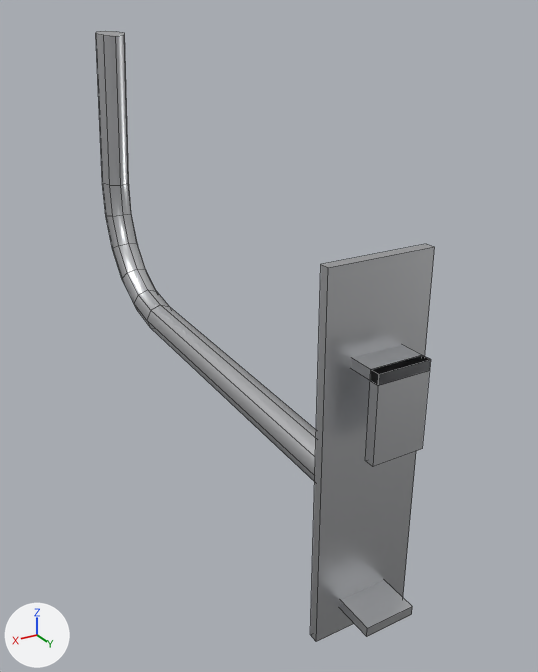
Renders of the FBX model models/werkzeugwand/einzelteile/haken_bogen.fbx from each side of a commit.
Rendered twice from a 50 mm camera at (0.0554, 0.0657, 0.0352) aimed at (-0.0055, -0.0358, -0.0155). Lighting does not change. The marker at lower left points along +X, +Y and +Z. The picture after the commit comes second. Mesh edges are drawn as thin lines. Vertices at exactly the same position are counted once.

The first picture shows 'Vorlage_Haken_bogen'.
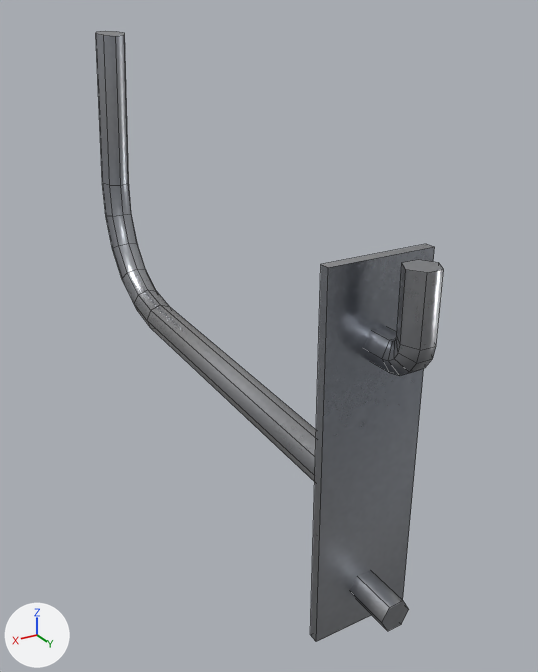
The change, as a diff of the scene's bpy script:
```diff
--- a/models/werkzeugwand/einzelteile/haken_bogen.fbx.py
+++ b/models/werkzeugwand/einzelteile/haken_bogen.fbx.py
@@ img_lochwand_haken_metal_png @@
+img_lochwand_haken_metal_png = load_image('lochwand_haken_metal.png', '../texturen/lochwand_haken_metal.png', 512, 512, 'Non-Color')
@@ img_lochwand_haken_co_png @@
+img_lochwand_haken_co_png = load_image('lochwand_haken_co.png', '../texturen/lochwand_haken_co.png', 512, 512, 'sRGB')
@@ img_lochwand_haken_rough_png @@
+img_lochwand_haken_rough_png = load_image('lochwand_haken_rough.png', '../texturen/lochwand_haken_rough.png', 512, 512, 'Non-Color')
@@ img_lochwand_haken_normal_png @@
+img_lochwand_haken_normal_png = load_image('lochwand_haken_normal.png', '../texturen/lochwand_haken_normal.png', 512, 512, 'Non-Color')
@@ mat_lochwand_haken @@
 mat_lochwand_haken = bpy.data.materials.new('Lochwand_Haken')
-# nodes: BsdfPrincipled, OutputMaterial
-# colours: white #e1e2e5
+# nodes: BsdfPrincipled, NormalMap, OutputMaterial, TexImage x4
+# uses the picture img_lochwand_haken_co_png
+# uses the picture img_lochwand_haken_metal_png
+# uses the picture img_lochwand_haken_normal_png
+# uses the picture img_lochwand_haken_rough_png
@@ me_haken_bogen @@
 # used by ob_vorlage_haken_bogen; location = (0.0, 0.0, 0.0)
 # verts and faces of me_haken_bogen; kept vertices keep their numbers, new ones are numbered from 94
 # before: 0 (-0.004, 0.005, -0.0048) at pixel (429, 370), 1 (0.004, 0.005, -0.0048) at pixel (378, 385), 2 (0.004, -0.0005, -0.0048), 3 (-0.004, -0.0005, -0.0048), 4 (-0.004, -0.0005, -0.0033)
 # before: 5 (0.004, -0.0005, -0.0033), 6 (0.004, 0.005, -0.0033) at pixel (378, 374), 7 (-0.004, 0.005, -0.0033) at pixel (430, 359), 8 (-0.004, 0.005, -0.016) at pixel (422, 448), 9 (0.004, 0.005, -0.016) at pixel (372, 466)
 # before: 10 (0.004, 0.0035, -0.016) at pixel (365, 460), 11 (-0.004, 0.0035, -0.016), 12 (-0.004, 0.0035, -0.0033) at pixel (422, 355), 13 (0.004, 0.0035, -0.0033) at pixel (370, 369)
-me_haken_bogen.from_pydata(...)  # 94 vertices, 82 faces; spans x -0.008..0.008, y -0.0949..0.006, z -0.047..0.0324
+me_haken_bogen.from_pydata(...)  # 126 vertices, 110 faces; spans x -0.008..0.008, y -0.0949..0.0086, z -0.047..0.0324
+# me_haken_bogen part 1: a new loose piece, a 6-sided cylinder along y spanning x -0.0024..0.0024, y -0.0008..0.007, z -0.0424..-0.0382, in mat_lochwand_haken
+# me_haken_bogen part 2: a new loose piece of 42 vertices spanning x -0.0024..0.0024, y -0.0008..0.0086, z -0.0044..0.0097, in mat_lochwand_haken
+# me_haken_bogen part 3: the loose piece of 8 vertices spanning x -0.004..0.004, y -0.0005..0.006, z -0.0428..-0.0413 is deleted
+# me_haken_bogen part 4
+delete_vertices([*range(0, 14)])  # with the faces that use them
+# me_haken_bogen part 5: 64 kept faces spanning x -0.008..0.008, y -0.0949..-0.0002, z -0.047..0.0324 get new texture (UV) coordinates
 me_haken_bogen.materials.append(mat_lochwand_haken)
```

Where the change shows, as pixel boxes [x1, y1, x2, y2] in the pictures (538 x 672 px):
'Vorlage_Haken_bogen', surface changed, reshaped (darker): before [96, 31, 435, 642]; after [96, 31, 444, 642]
part 1 of me_haken_bogen, added: after [350, 570, 409, 631]
part 2 of me_haken_bogen, added: after [363, 260, 444, 376]
part 3 of me_haken_bogen, deleted: before [340, 580, 412, 637]
part 4 of me_haken_bogen, deleted: before [352, 345, 431, 467]
part 5 of me_haken_bogen, surface changed (darker): [96, 31, 435, 642] in both
